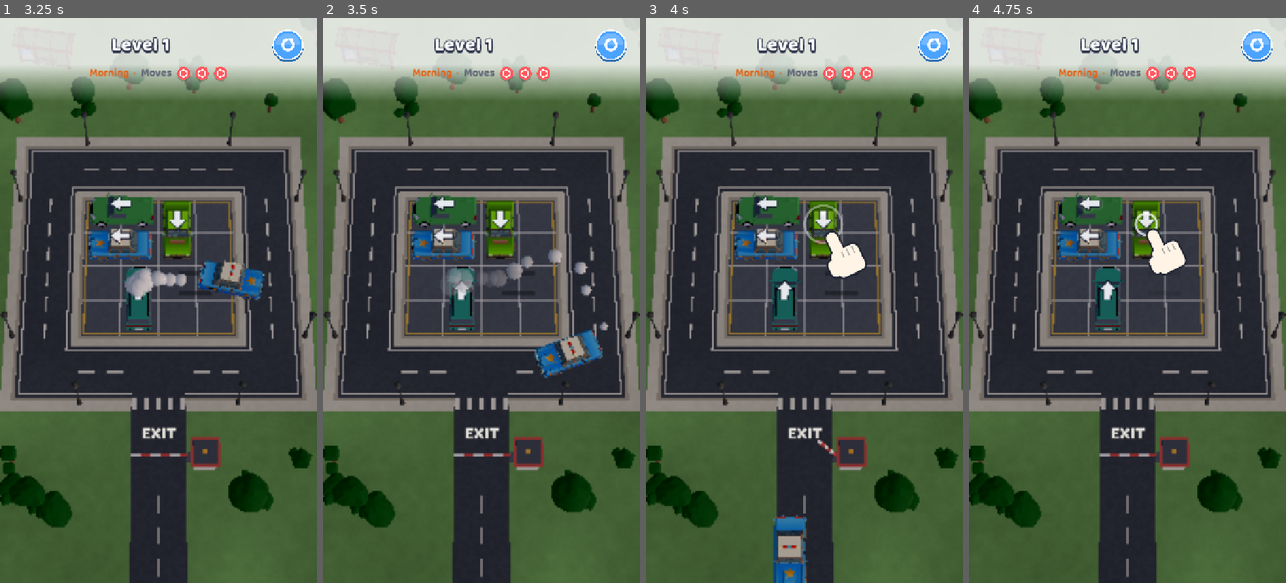
Above: before the commit, frames 1-4 (left to right).
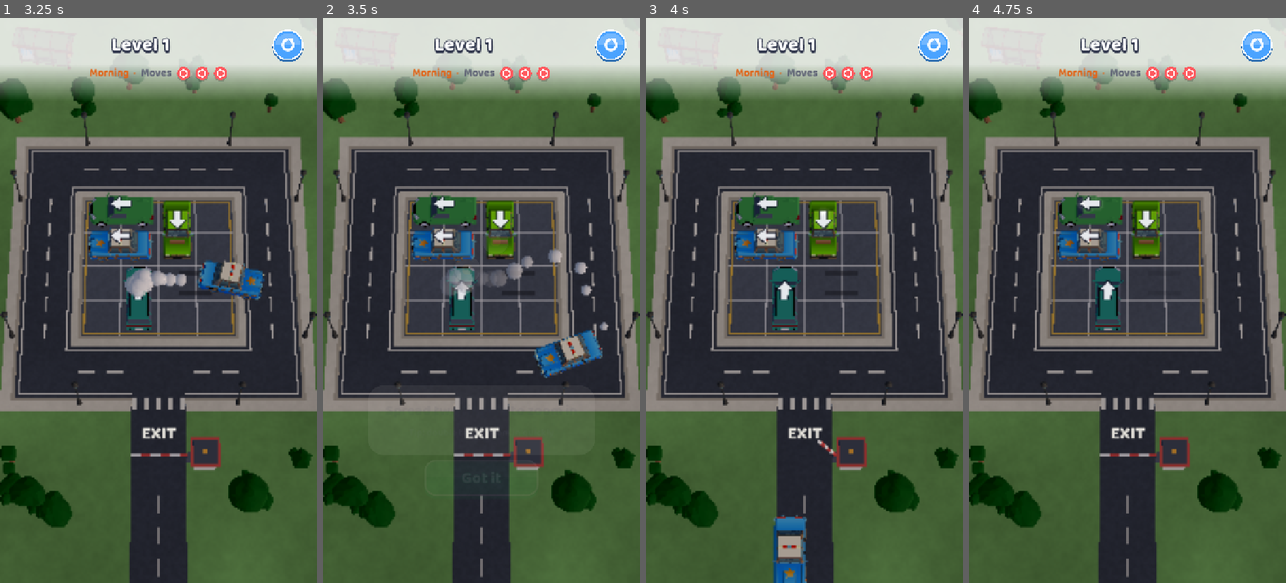
Above: after the commit, the same moments.

Repository: ismetcabbar9-oss/TRAFFIC-2D-
Game: Godot game, scene res://scenes/menu.tscn
The game is run twice, just before and just after one commit, with the same random seed, the same clock (stepped at 60 frames per second) and the same inputs.
Inputs (mouse positions are in pixels of both pictures, inside the frame that each line leads up to):
- Up to frame 1 (3.25 s): click (288, 46) at 0.5 s; click (288, 46) at 1.25 s; click (288, 46) at 2 s; move the mouse to (228, 272) at 2.77 s; click (228, 272) at 2.92 s
- Up to frame 2 (3.5 s): no input
- Up to frame 3 (4 s): click (804, 481) at 3.5 s, where only the run after the commit has a clickable "Got it"
- Up to frame 4 (4.75 s): drag from (1064, 328) to (1111, 413) at 4.27 s

Frame 1 is identical in both runs. In frame 2, 0.1% of the frame differs, in the area x 22-85%, y 34-84%; in frame 3, 0.8%, in the area x 49-70%, y 33-47%; in frame 4, 0.7%.

Commit message:
Level 1 gesture guide: pinch to zoom, drag to pan
Before the tap hand, level 1 shows two fingertips spreading (the camera
zooms in with them) and closing, then one dragging (the view slides), with
captions and a double-tap note, looping until the player pinches or taps
'Got it'. Once only; replaces the one-off zoom hint text. Taps on the board
wait while it shows. tools/zoom_guide_demo.gd; the onboarding demos close
the guide first.

Co-Authored-By: Claude Opus 5.5 <noreply@anthropic.com>
Claude-Session: https://claude.ai/code/session_01Njhua7qEJRBPdh769J1kf5

Diff:
--- a/scripts/game/game.gd
+++ b/scripts/game/game.gd
@@ -65,6 +65,7 @@
 var _skip := false
 var _follow: VehicleView ## car the camera follows during the finale
 var _last_out: VehicleView ## the car that most recently left the lot
+var _zoom_tut := false ## the pinch / pan guide is running (level 1, once)
 var _fps_frames := 0 ## auto graphics: frames counted early in a level
 var _fps_time := 0.0
 
@@ -89,7 +90,10 @@
 	hud.rescue_pressed.connect(_on_rescue)
 	_gestures.tapped.connect(_on_tap)
 	_gestures.panned.connect(func(delta: Vector2): camera.pan_by(delta))
-	_gestures.pinched.connect(func(factor: float, center: Vector2): camera.zoom_at(factor, center))
+	_gestures.pinched.connect(func(factor: float, center: Vector2):
+		camera.zoom_at(factor, center)
+		if _zoom_tut:
+			_end_zoom_tutorial()) # the player did it: lesson learnt
 	hud.dev_requested.connect(_show_dev_panel)
 	hud.bomb_time_requested.connect(func(): _offer("bomb_time"))
 	hud.paused_changed.connect(func(on: bool): _paused = on)
@@ -241,10 +245,10 @@
 	_show_mechanic_tip(level)
 	if not Rush.playing:
 		_maybe_gift_crane()
-	# The first big board tells how to zoom (once).
-	if level.cols * level.rows >= 49 and not Progress.flag("zoom_tip") and not _tutorial_open:
-		Progress.set_flag("zoom_tip")
-		hud.show_hint(tr("HINT_ZOOM"))
+	# Level 1 first shows how to zoom and pan (once), then the tap guide.
+	_zoom_tut = false
+	if _onboarding and level_index == 0 and not Progress.flag("zoom_tutorial"):
+		_zoom_tutorial()
 	var title := tr("LEVEL_N") % (level_index + 1)
 	if Daily.playing:
 		title = tr("DAILY_TITLE")
@@ -317,6 +321,8 @@
 ## A finger lifted without dragging: tap the car under it. Two quick taps on
 ## empty ground zoom in there (or back out).
 func _on_tap(screen_pos: Vector2) -> void:
+	if _zoom_tut:
+		return # the gesture guide is showing; its "Got it" button closes it
 	if _cinematic:
 		_skip = true
 		return
@@ -359,6 +365,9 @@
 	if is_instance_valid(_follow):
 		camera.cinematic_follow(_follow.global_position, delta / maxf(Engine.time_scale, 0.01))
 	if session == null or session.state != GameSession.State.PLAYING or _tutorial_open:
+		hud.hide_hand()
+		return
+	if _zoom_tut:
 		hud.hide_hand()
 		return
 	if _onboarding and level_index == 0:
@@ -709,6 +718,82 @@
 		if Quality.report_fps(Progress, fps):
 			Quality.apply(Progress, $Sun, get_viewport())
 			Analytics.design("graphics:auto_low", fps)
+
+
+# --- Gesture guide (level 1) -------------------------------------------------------
+
+## Shows a new player how to zoom and pan: two fingertips spread (the camera
+## zooms in with them) and close again, then one drags (the view slides),
+## over and over until the player pinches or taps "Got it".
+func _zoom_tutorial() -> void:
+	var played := session
+	await get_tree().create_timer(1.2).timeout # after the intro glide
+	if played != session or session.state != GameSession.State.PLAYING:
+		return
+	_zoom_tut = true
+	hud.hide_hand()
+	var guide := hud.show_zoom_guide()
+	guide.closed.connect(_end_zoom_tutorial)
+	var center := get_viewport().get_visible_rect().size * Vector2(0.5, 0.42)
+	var diag := Vector2(1.0, -1.0).normalized()
+	var pinch := func(t: float) -> Array[Vector2]:
+		var spread := lerpf(45.0, 170.0, t)
+		return [center - diag * spread, center + diag * spread]
+	while _zoom_tut and played == session:
+		guide.set_caption("ZOOM_TUT_PINCH")
+		camera.cinematic_to(Vector3.ZERO, 1.8, 1.2)
+		await _move_fingers(guide, pinch, 0.0, 1.0, 1.2)
+		await _guide_pause(0.4)
+		if not _zoom_tut:
+			break
+		guide.set_caption("ZOOM_TUT_CLOSE")
+		camera.cinematic_to(Vector3.ZERO, 1.0, 1.0)
+		await _move_fingers(guide, pinch, 1.0, 0.0, 1.0)
+		await _guide_pause(0.3)
+		if not _zoom_tut:
+			break
+		guide.set_caption("ZOOM_TUT_PAN")
+		guide.fingers = []
+		camera.cinematic_to(Vector3.ZERO, 1.8, 0.4)
+		await _guide_pause(0.5)
+		if not _zoom_tut:
+			break
+		# A finger dragging left slides the view to the right.
+		camera.cinematic_to(Vector3(board.view_half_extents().x * 0.35, 0.0, 0.0), 1.8, 1.1)
+		await _move_fingers(guide, func(t: float) -> Array[Vector2]:
+			return [center + Vector2(lerpf(150.0, -150.0, t), 60.0)], 0.0, 1.0, 1.1)
+		await _guide_pause(0.3)
+		guide.fingers = []
+		if _zoom_tut:
+			camera.cinematic_to(Vector3.ZERO, 1.0, 0.6)
+		await _guide_pause(0.9)
+
+
+## Moves the guide's fingertips along `path(t)` from `from` to `to` (0..1).
+func _move_fingers(guide: ZoomGuide, path: Callable, from: float, to: float, seconds: float) -> void:
+	var start := Time.get_ticks_msec()
+	while _zoom_tut and is_instance_valid(guide):
+		var k := clampf((Time.get_ticks_msec() - start) / (seconds * 1000.0), 0.0, 1.0)
+		guide.fingers = path.call(lerpf(from, to, ease(k, -2.0)))
+		if k >= 1.0:
+			break
+		await get_tree().process_frame
+
+
+func _guide_pause(seconds: float) -> void:
+	var start := Time.get_ticks_msec()
+	while _zoom_tut and Time.get_ticks_msec() - start < seconds * 1000.0:
+		await get_tree().process_frame
+
+
+func _end_zoom_tutorial() -> void:
+	if not _zoom_tut:
+		return
+	_zoom_tut = false
+	Progress.set_flag("zoom_tutorial")
+	hud.hide_zoom_guide()
+	camera.cinematic_end(0.4)
+	_reset_guide()
 
 
 # --- Cut scenes --------------------------------------------------------------------
--- a/scripts/ui/hud.gd
+++ b/scripts/ui/hud.gd
@@ -389,6 +389,28 @@
 
 func hide_hand() -> void:
 	_hand.visible = false
+
+
+## The pinch / pan gesture guide (first level); null when not shown.
+var zoom_guide: ZoomGuide
+
+
+func show_zoom_guide() -> ZoomGuide:
+	hide_zoom_guide()
+	zoom_guide = ZoomGuide.new()
+	_root.add_child(zoom_guide)
+	zoom_guide.modulate.a = 0.0
+	zoom_guide.create_tween().tween_property(zoom_guide, "modulate:a", 1.0, 0.25)
+	return zoom_guide
+
+
+func hide_zoom_guide() -> void:
+	if is_instance_valid(zoom_guide):
+		var g := zoom_guide
+		var t := g.create_tween()
+		t.tween_property(g, "modulate:a", 0.0, 0.2)
+		t.tween_callback(g.queue_free)
+	zoom_guide = null
 
 
 # --- Rescue bar --------------------------------------------------------------------
--- /dev/null
+++ b/scripts/ui/zoom_guide.gd
@@ -0,0 +1,74 @@
+class_name ZoomGuide
+extends Control
+## First-time gesture guide over the board: two fingertips spreading and
+## closing (pinch to zoom), then one dragging (pan), with a caption, a note
+## about double tap and an "OK" button. The game moves the camera in step
+## (see Game._zoom_tutorial) and closes it when the player pinches or taps OK.
+
+signal closed
+
+var fingers: Array[Vector2] = [] ## fingertip positions now (screen pixels)
+var _caption: Label
+var _note: Label
+
+
+func _init() -> void:
+	set_anchors_preset(Control.PRESET_FULL_RECT)
+	mouse_filter = Control.MOUSE_FILTER_IGNORE # pinches reach the game underneath
+
+
+func _ready() -> void:
+	var box := VBoxContainer.new()
+	box.set_anchors_preset(Control.PRESET_CENTER_BOTTOM)
+	box.grow_horizontal = Control.GROW_DIRECTION_BOTH
+	box.grow_vertical = Control.GROW_DIRECTION_BEGIN
+	box.offset_top = -330
+	box.offset_bottom = -190
+	box.alignment = BoxContainer.ALIGNMENT_CENTER
+	box.add_theme_constant_override("separation", 10)
+	box.mouse_filter = Control.MOUSE_FILTER_IGNORE
+	add_child(box)
+	var panel := PanelContainer.new()
+	panel.mouse_filter = Control.MOUSE_FILTER_IGNORE
+	panel.size_flags_horizontal = Control.SIZE_SHRINK_CENTER
+	box.add_child(panel)
+	var inner := VBoxContainer.new()
+	inner.add_theme_constant_override("separation", 6)
+	inner.mouse_filter = Control.MOUSE_FILTER_IGNORE
+	panel.add_child(inner)
+	_caption = Label.new()
+	_caption.add_theme_font_override("font", UiStyle.font(800))
+	_caption.add_theme_font_size_override("font_size", 32)
+	_caption.horizontal_alignment = HORIZONTAL_ALIGNMENT_CENTER
+	inner.add_child(_caption)
+	_note = Label.new()
+	_note.text = tr("ZOOM_TUT_DOUBLE")
+	_note.add_theme_font_size_override("font_size", 22)
+	_note.add_theme_color_override("font_color", UiStyle.INK.lerp(Color.WHITE, 0.35))
+	_note.horizontal_alignment = HORIZONTAL_ALIGNMENT_CENTER
+	inner.add_child(_note)
+	var ok := Button.new()
+	ok.text = tr("ZOOM_TUT_OK")
+	ok.theme_type_variation = "GoodButton"
+	ok.custom_minimum_size = Vector2(260, 70)
+	ok.size_flags_horizontal = Control.SIZE_SHRINK_CENTER
+	ok.pressed.connect(func():
+		Sfx.play("ui_click", -4.0)
+		closed.emit())
+	box.add_child(ok)
+
+
+func set_caption(key: String) -> void:
+	_caption.text = tr(key)
+
+
+func _process(_delta: float) -> void:
+	queue_redraw()
+
+
+func _draw() -> void:
+	for p in fingers:
+		draw_circle(p + Vector2(4, 6), 30.0, Color(0, 0, 0, 0.22)) # shadow
+		draw_circle(p, 30.0, Color(1, 1, 1, 0.9))
+		draw_arc(p, 30.0, 0.0, TAU, 40, Color(0.12, 0.14, 0.2, 0.85), 4.0, true)
+		draw_circle(p, 12.0, Color("ffb23e"))
--- a/tools/first_session_demo.gd
+++ b/tools/first_session_demo.gd
@@ -22,6 +22,10 @@
 	progress.reset_progress()
 	change_scene_to_file(ProjectSettings.get_setting("application/run/main_scene"))
 	await _wait(2.6)
+	await create_timer(3.0).timeout # the pinch / pan guide plays a round
+	if is_instance_valid(current_scene.hud.zoom_guide):
+		current_scene.hud.zoom_guide.closed.emit()
+	await create_timer(1.2).timeout
 	for level in 10:
 		if current_scene.name != "Game":
 			print("[menu] after level ", level, ": opening the next level from the Play button")
--- a/tools/onboarding_demo.gd
+++ b/tools/onboarding_demo.gd
@@ -16,6 +16,10 @@
 	progress.reset_progress()
 	change_scene_to_file(ProjectSettings.get_setting("application/run/main_scene"))
 	await create_timer(2.6).timeout
+	await create_timer(3.0).timeout # the pinch / pan guide plays a round
+	if is_instance_valid(current_scene.hud.zoom_guide):
+		current_scene.hud.zoom_guide.closed.emit()
+	await create_timer(1.2).timeout
 	print("first scene: ", current_scene.name)
 	await _shot("o1_level1_hand")
 	for level in 3:
--- /dev/null
+++ b/tools/zoom_guide_demo.gd
@@ -0,0 +1,31 @@
+extends SceneTree
+## Dev helper: the level 1 gesture guide (pinch to zoom, drag to pan) from a
+## fresh save (it RESETS the local progress), then the tap hand after "Got it".
+## Usage (under xvfb-run): godot --path . --rendering-method forward_plus \
+##   --resolution 720x1280 --script res://tools/zoom_guide_demo.gd -- <out_dir> [locale]
+
+var out_dir := "user://"
+
+
+func _initialize() -> void:
+	var args := OS.get_cmdline_user_args()
+	out_dir = args[0]
+	await process_frame
+	if args.size() > 1:
+		TranslationServer.set_locale(args[1])
+	root.get_node("Progress").reset_progress()
+	change_scene_to_file(ProjectSettings.get_setting("application/run/main_scene"))
+	var start := Time.get_ticks_msec()
+	for at in [2.0, 3.1, 4.6, 6.4]:
+		while Time.get_ticks_msec() - start < at * 1000.0:
+			await process_frame
+		await _shot("z_%.1f" % at)
+	current_scene.hud.zoom_guide.closed.emit()
+	await create_timer(2.5).timeout
+	await _shot("z_after")
+	quit()
+
+
+func _shot(label: String) -> void:
+	await RenderingServer.frame_post_draw
+	root.get_texture().get_image().save_png(out_dir.path_join(label + ".png"))
--- a/translations/strings.csv
+++ b/translations/strings.csv
@@ -203,7 +203,6 @@
 DEV_NEXT,Next level,Sonraki bölüm
 ACH_LEVELS_200,Clear all 200 levels,200 bölümün hepsini bitir
 ACH_PERFECT_150,Clear 150 levels without a crash,150 bölümü hatasız bitir
-HINT_ZOOM,Pinch or double tap to zoom in,Yakınlaştırmak için iki parmakla aç ya da çift dokun
 WIN_CONTINUE,Continue,Devam
 DEV_EVENTS,Analytics events (%d queued),Ölçüm olayları (%d sırada)
 DEV_EVENTS_TITLE,Analytics events,Ölçüm olayları
@@ -304,3 +303,8 @@
 GFX_AUTO,Auto,Otomatik
 GFX_HIGH,High,Yüksek
 GFX_LOW,Low (faster),Düşük (daha akıcı)
+ZOOM_TUT_PINCH,Spread two fingers to zoom in,İki parmağını açarak büyüt
+ZOOM_TUT_CLOSE,Pinch them together to zoom out,Parmaklarını kapatarak küçült
+ZOOM_TUT_PAN,Zoomed in? Drag with one finger,Büyütünce tek parmakla kaydır
+ZOOM_TUT_DOUBLE,Tip: double tap to zoom in quickly,İpucu: hızlı yakınlaşmak için çift dokun
+ZOOM_TUT_OK,Got it,Anladım
Not shown, added: scripts/ui/zoom_guide.gd.uid
Not shown, added: tools/zoom_guide_demo.gd.uid
Binary file changed: translations/strings.en.translation
Binary file changed: translations/strings.tr.translation
